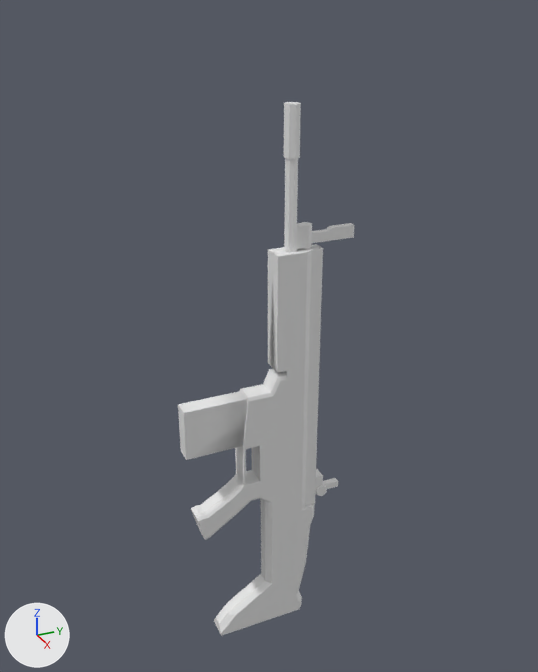
The FBX model 42/media/models_x/weapons/firearm/ScarH.fbx: old version first, new version second.
Before and after are seen from a camera (50 mm lens) standing at (0.00562, -0.00239, 0.00473) and looking at (-0.00016, 0.00021, 0.00184). Lighting does not change. The marker at lower left points along +X, +Y and +Z. Where no turn or scale is listed for an object, it has been applied to the vertices. Vertices at the same position are counted once.

The older version as bpy lines, for what is in view:
```python
me_cube_001 = bpy.data.meshes.new('Cube.001')
me_cube_001.from_pydata(...)  # 469 vertices, 406 faces; spans x -0.00011..0.00011, y -0.00073..0.00095, z -0.00138..0.00394
me_cube_001.materials.append(mat_material_001)  # its picture is missing
ob_scarh = bpy.data.objects.new('ScarH', me_cube_001)
ob_scarh.location = (0.0, 0.0, 0.0)
```
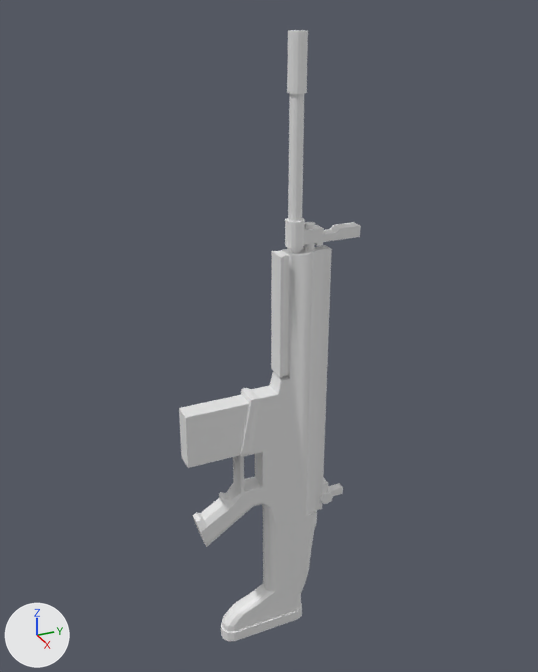
Boxes (x1, y1, x2, y2) around the edits, measured in the pictures (538 x 672 px):
'ScarH', reshaped (14% taller): before (178, 102, 354, 636); after (179, 30, 361, 641)
part 1 of me_cube_001, added: after (328, 483, 343, 496)
part 2 of me_cube_001, added: after (320, 490, 333, 504)
part 3 of me_cube_001, added: after (179, 395, 249, 468)
part 4 of me_cube_001, added: after (304, 222, 315, 251)
part 5 of me_cube_001, rebuilt (6% wider, 23% shorter): before (191, 244, 323, 636); after (192, 245, 332, 547)
part 6 of me_cube_001, rebuilt (26% wider, 49% taller): before (283, 102, 301, 252); after (285, 30, 308, 254)
part 7 of me_cube_001, rebuilt (9% narrower): before (312, 223, 354, 243); after (323, 222, 361, 242)
part 8 of me_cube_001, added: after (221, 510, 317, 641)
part 9 of me_cube_001, added: after (304, 225, 324, 246)
part 10 of me_cube_001, deleted: before (316, 484, 327, 496)
part 11 of me_cube_001, deleted: before (323, 478, 338, 489)
part 12 of me_cube_001, deleted: before (178, 391, 247, 460)
part 13 of me_cube_001, deleted: before (297, 222, 312, 250)

The change in detail:
me_cube_001 is used by ob_scarh; location (0.0, 0.0, 0.0).
me_cube_001 had 469 vertices, 406 faces and spanned x -0.00011..0.00011, y -0.00073..0.00095, z -0.00138..0.00394.
me_cube_001 now has 634 vertices, 565 faces and spans x -0.00012..0.00011, y -0.00072..0.00101, z -0.00152..0.00448.
me_cube_001 part 1: a new loose piece, a box spanning x -0.000053..0.000028, y 0.000771..0.000974, z -0.000054..0.000027, in mat_material_001 (its picture is missing).
me_cube_001 part 2: a new loose piece, an 8-sided cylinder along x spanning x -0.00011..0.00008, y 0.00069..0.00083, z -0.00009..0.00005, in mat_material_001 (its picture is missing).
me_cube_001 part 3: a new loose piece, a box spanning x -0.0001..0.00009, y -0.00072..-0.00004, z 0.00078..0.00132, in mat_material_001 (its picture is missing).
me_cube_001 part 4: a new loose piece, a 16-sided cylinder along z spanning x -0.000058..0.000033, y 0.000485..0.000576, z 0.002623..0.002919, in mat_material_001 (its picture is missing).
me_cube_001 part 5: the loose piece of 321 vertices spanning x -0.00011..0.00011, y -0.00066..0.00063, z -0.00138..0.0027 is rebuilt with 162 vertices and now spans x -0.00012..0.00011, y -0.00065..0.00078, z -0.00023..0.00268.
me_cube_001 part 6: the loose piece of 32 vertices spanning x -0.00007..0.00007, y 0.00027..0.00041, z 0.00259..0.00394 is rebuilt with 160 vertices and now spans x -0.00009..0.00008, y 0.0003..0.00047, z 0.00256..0.00448.
me_cube_001 part 7: the loose piece of 24 vertices spanning x -0.00003..0.00003, y 0.00048..0.00095, z 0.00275..0.00287 is rebuilt with 16 vertices and now spans x -0.00007..0.00005, y 0.00064..0.00101, z 0.00275..0.00286.
me_cube_001 part 8: a new loose piece of 210 vertices spanning x -0.00012..0.00011, y -0.00041..0.00067, z -0.00152..-0.00016, in mat_material_001 (its picture is missing).
me_cube_001 part 9: a new loose piece of 22 vertices spanning x -0.00007..0.00005, y 0.00041..0.00064, z 0.00272..0.00288, in mat_material_001 (its picture is missing).
me_cube_001 part 10: the loose piece of 18 vertices spanning x -0.00008..0.00008, y 0.00064..0.00075, z 0.00003..0.00016 is deleted.
me_cube_001 part 11: the loose piece of 12 vertices spanning x -0.00004..0.00004, y 0.00071..0.00091, z 0.00006..0.00013 is deleted.
me_cube_001 part 12: the loose piece of 12 vertices spanning x -0.00008..0.00008, y -0.00073..0.00005, z 0.00087..0.00137 is deleted.
Part 13, on me_cube_001:
38 vertices are removed from x -0.00005..0.00005, y 0.00036..0.00054, z 0.00267..0.00292.
31 faces are deleted.
